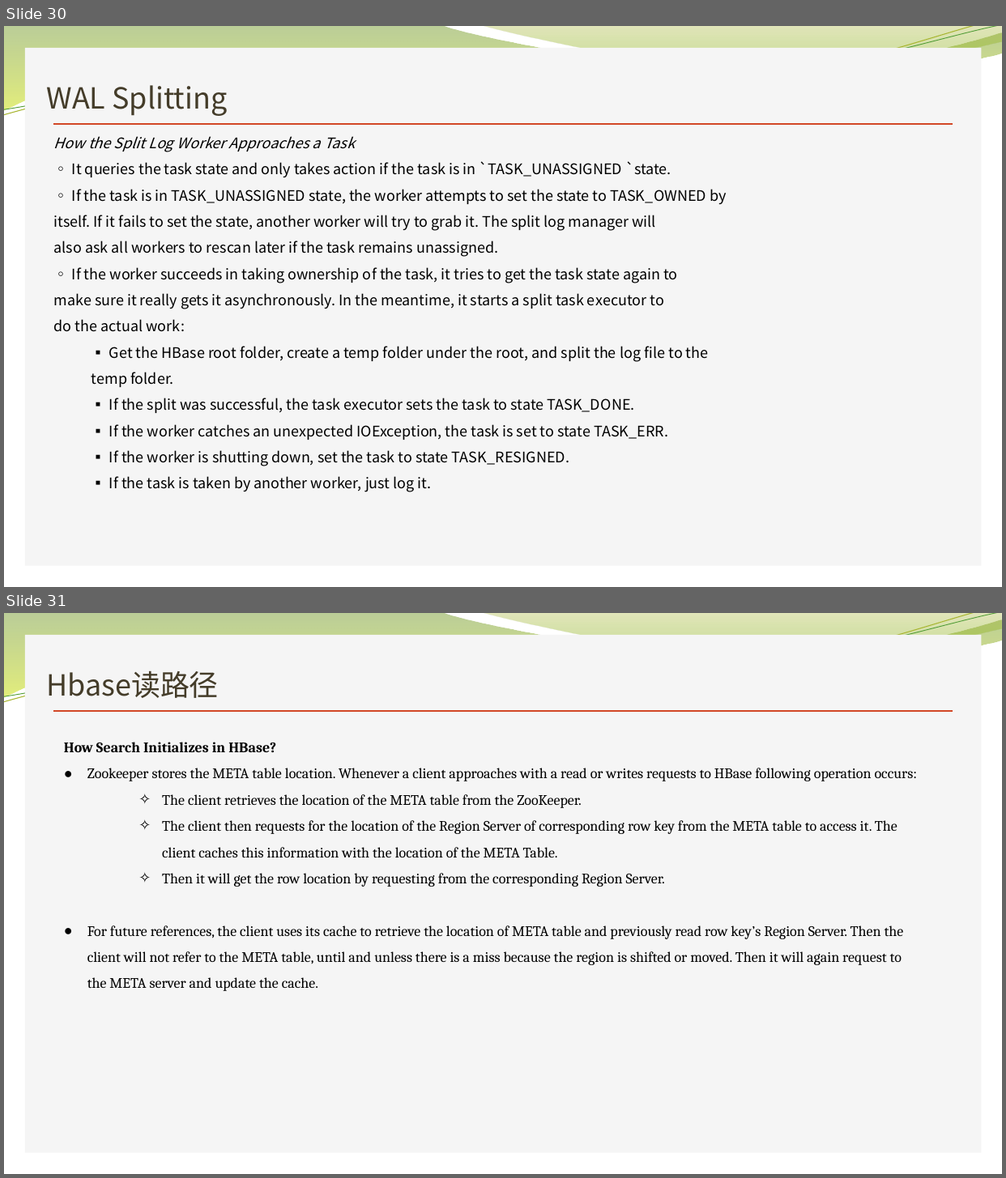
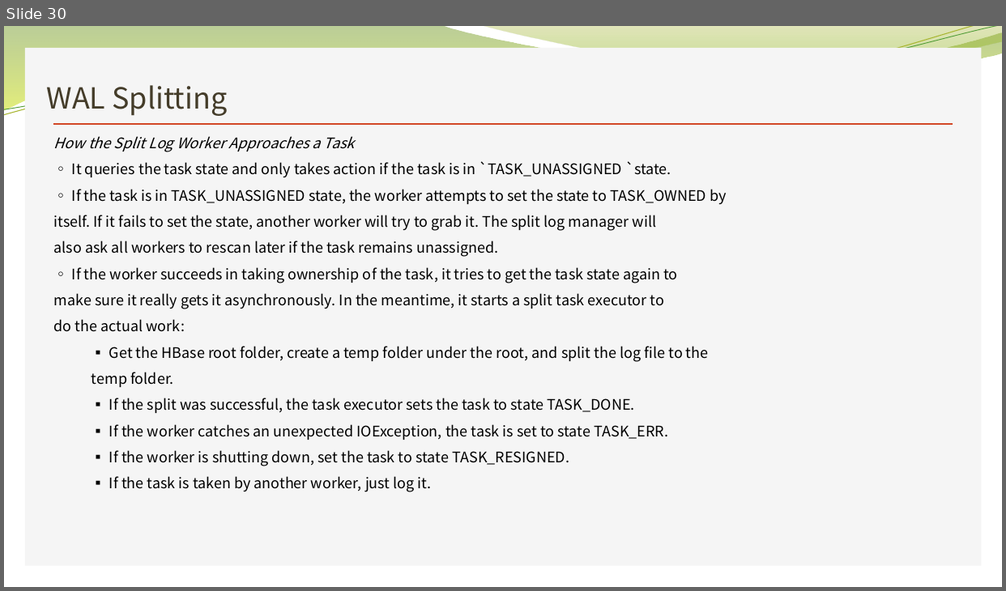
Before and after one commit to Zhangwusheng/Zhangwusheng.github.io, a slide deck: _posts/HBASE基本原理介绍副本2.pptx. Shown one above the other, each under a label of ours: slides 30 and 31 before the commit, slide 30 after it. The pictures are 1006x1178 and 1006x591 pixels, drawn with LibreOffice and Linux fonts; fonts in the diff are those of the drawing; background and template pictures are left out. Boxes give left, top, right and bottom in pixels: in the first picture for what was removed or moved away, otherwise in the second. Text is boxed around its words. In the diff, an @@ line names an element or a change of style, - is before the commit and + after.

```diff
--- a/_posts/HBASE基本原理介绍副本2.pptx
+++ b/_posts/HBASE基本原理介绍副本2.pptx
@@ slide 31 removed at [4,613,1002,1174], background picture (left out); not listed: 6 template elements that a slide beside it also shows @@
@@ title removed at [47,671,219,698] @@
-Hbase读路径
@@ text removed at [64,742,918,991] @@
-How Search Initializes in HBase?
-● Zookeeper stores the META table location. Whenever a client approaches with a read or writes requests to HBase following operation occurs:
-    ✧ The client retrieves the location of the META table from the ZooKeeper.
-    ✧ The client then requests for the location of the Region Server of corresponding row key from the META table to access it. The client caches this information with the location of the META Table.
-    ✧ Then it will get the row location by requesting from the corresponding Region Server.
-● For future references, the client uses its cache to retrieve the location of META table and previously read row key’s Region Server. Then the client will not refer to the META table, until and unless there is a miss because the region is shifted or moved. Then it will again request to the META server and update the cache.
```
Also in this commit, not shown: 6 slides changed, 6 slides added, 1 other slide removed, 1 other file.
